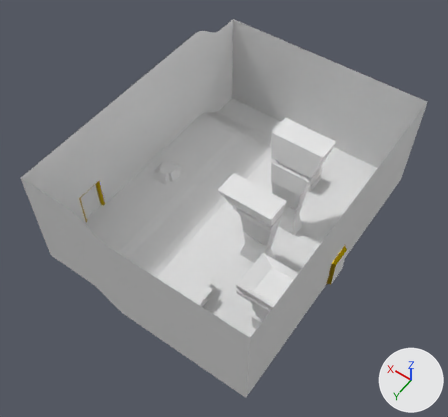
The FBX model Zombie Containment Game (Name in works)/Assets/Models/Room2.fbx: old version first, new version second.
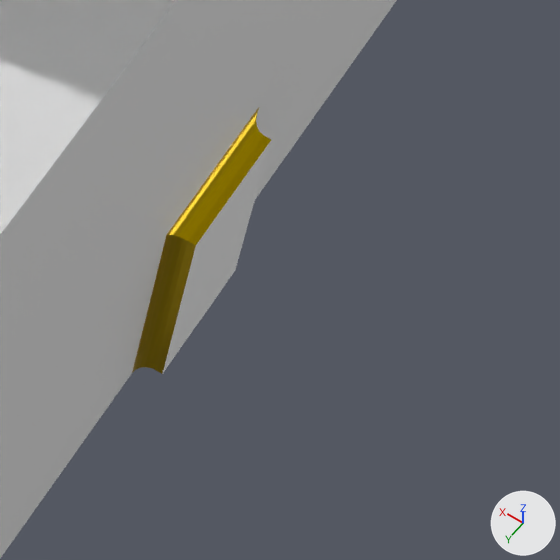
The first picture shows the older version from a 50 mm camera at (-28.4, 43.0, 68.6) aimed at (-0.2, 3.5, 6.6). The close-ups show both versions on the part from 68% to 87% of the width and 55% to 75% of the height of that picture. The lights are fixed; the arrows at lower right show +X, +Y and +Z.
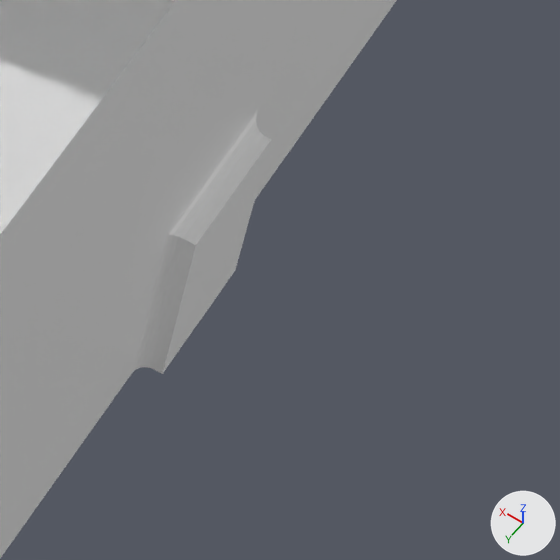
Scene script edits in JSON lines:
```json
{"block": "me_plane_002", "where": "me_plane_002.from_pydata(...)  # 4768 vertices, 4671 faces; spans x -15.5..15.5, y -20.0..20.0, z 0.0..17.8"}
{"block": "me_plane_002", "where": "# used by ob_plane; location = (0.0, 0.0, 0.0)"}
{"op": "remove", "block": "me_plane_002", "code": "me_plane_002.materials.append(mat_black_outlout)  # white #e7e7e7"}
{"op": "remove", "block": "me_plane_002", "code": "me_plane_002.materials.append(mat_walls)  # white #e7e7e7"}
{"op": "remove", "block": "me_plane_002", "code": "me_plane_002.materials.append(mat_pillars)  # white #e7e7e7"}
{"op": "remove", "block": "me_plane_002", "code": "me_plane_002.materials.append(mat_inside_pillars)  # white #e7e7e7"}
{"block": "me_plane_002", "change": "me_plane_002 part 1: all 128 faces that had it switch from mat_gold_framing (yellow #c4a500) to mat_concrete (white #e7e7e7)"}
```

Changed parts and their boxes [x1, y1, x2, y2] in the close-ups (560 x 560 px):
```json
{"part": 1, "of": "me_plane_002", "change": "recoloured", "before": [132, 107, 272, 374], "after": [132, 107, 272, 374], "on screen": "yellow to white"}
```
